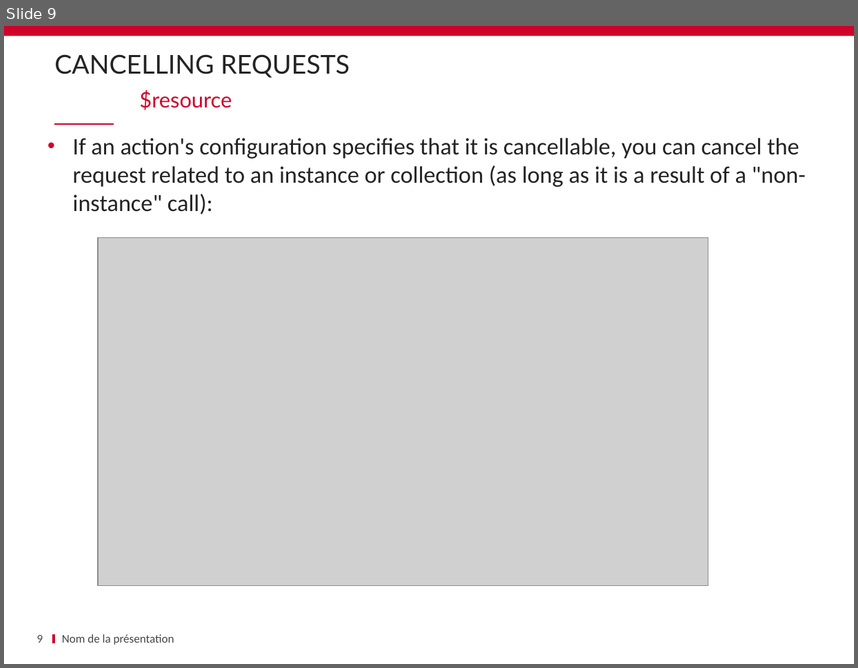
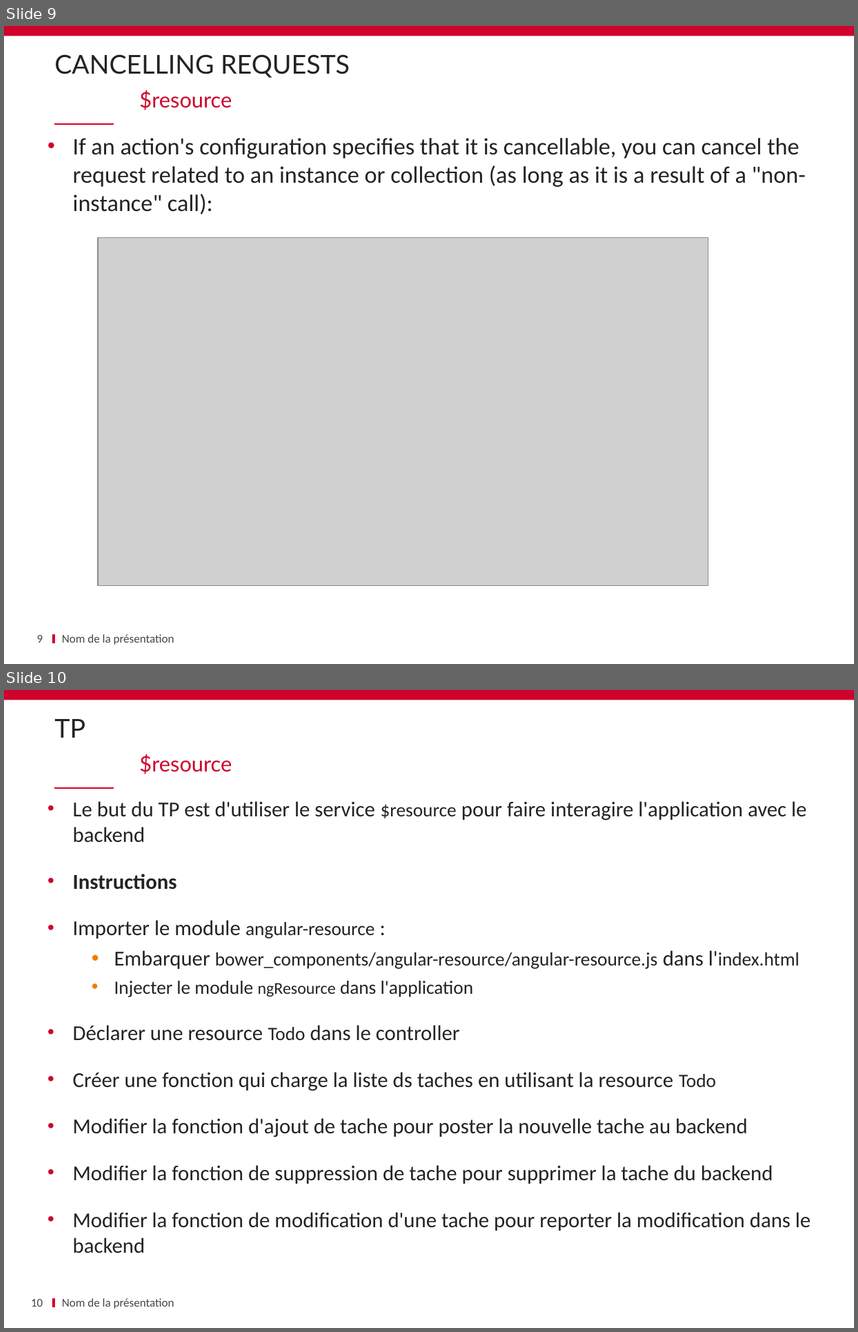
Before and after one commit to schassande/formation-angularjs1, a slide deck: Jour2/10 $resource/10_$ressource.pptx. Shown one above the other, each under a label of ours: slide 9 before the commit, slides 9 and 10 after it. The pictures are 858x668 and 858x1332 pixels, drawn with LibreOffice and Linux fonts; fonts in the diff are those of the drawing; grey boxes stand for pictures; background and template pictures are left out. Boxes give left, top, right and bottom in pixels: in the first picture for what was removed or moved away, otherwise in the second. Text is boxed around its words. In the diff, an @@ line names an element or a change of style, - is before the commit and + after.

```diff
--- a/Jour2/10 $resource/10_$ressource.pptx
+++ b/Jour2/10 $resource/10_$ressource.pptx
@@ slide 10 added at [4,690,854,1328], background #FFFFFF; not listed: 3 template elements that a slide beside it also shows @@
@@ title added at [54,719,85,738], 22 pt, text #232323 @@
+TP
@@ text added at [139,753,232,774], 18 pt, text #CF022B @@
+$resource
@@ text added at [73,801,811,1230], 18 pt, text #232323 @@
+• Le but du TP est d'utiliser le service $resource pour faire interagire l'application avec le backend
+• Instructions
+• Importer le module angular-resource :
+  • Embarquer bower_components/angular-resource/angular-resource.js dans l'index.html
+  • Injecter le module ngResource dans l'application
+• Déclarer une resource Todo dans le controller
+• Créer une fonction qui charge la liste ds taches en utilisant la resource Todo
+• Modifier la fonction d'ajout de tache pour poster la nouvelle tache au backend
+• Modifier la fonction de suppression de tache pour supprimer la tache du backend
+• Modifier la fonction de modification d'une tache pour reporter la modification dans le backend
@@ page number added at [31,1299,43,1306], 10 pt, text #464646 @@
+10
@@ text added at [62,1298,174,1308], 10 pt, text #464646 @@
+Nom de la présentation
```
Also in this commit, not shown: 1 slide changed, 40 other files.
